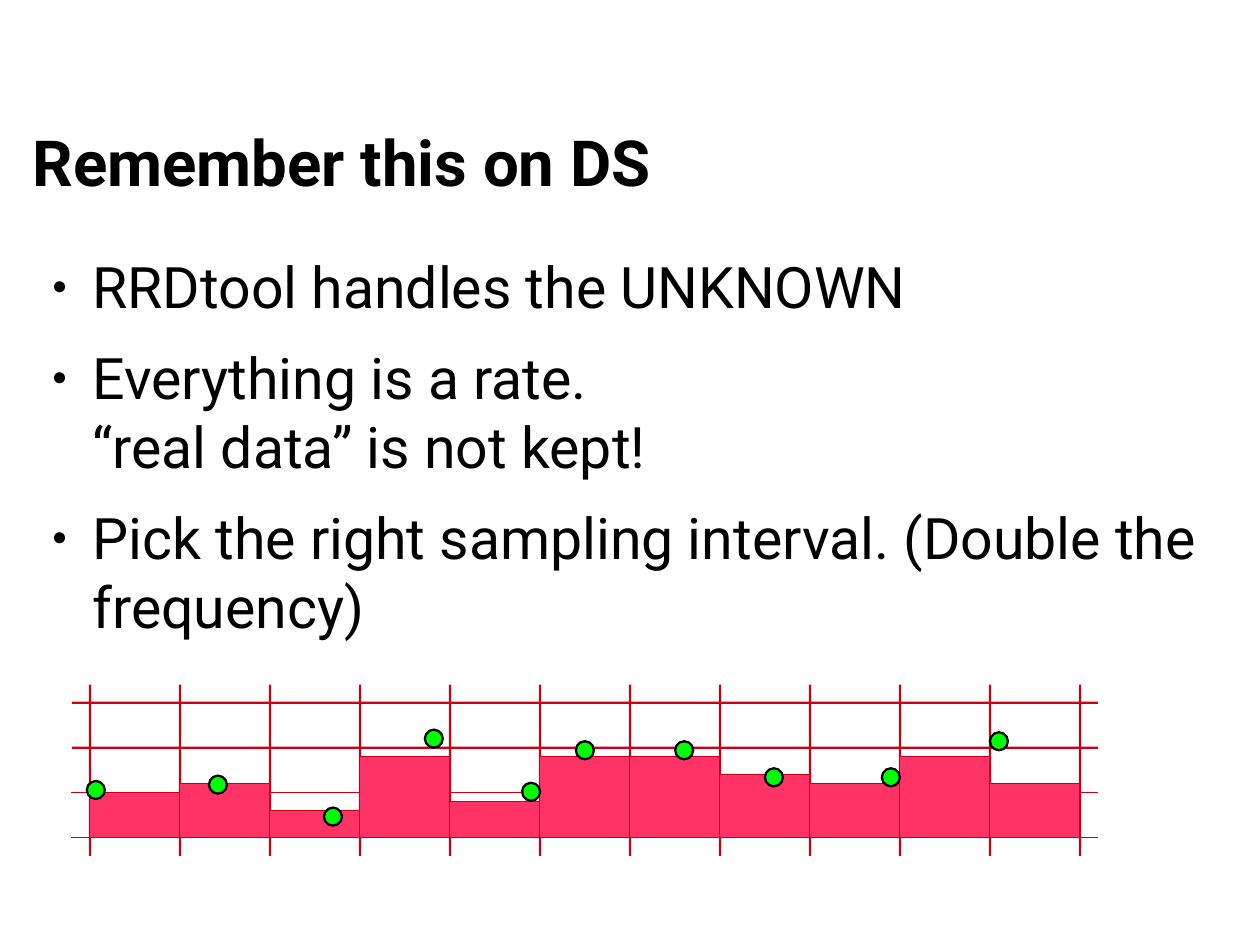
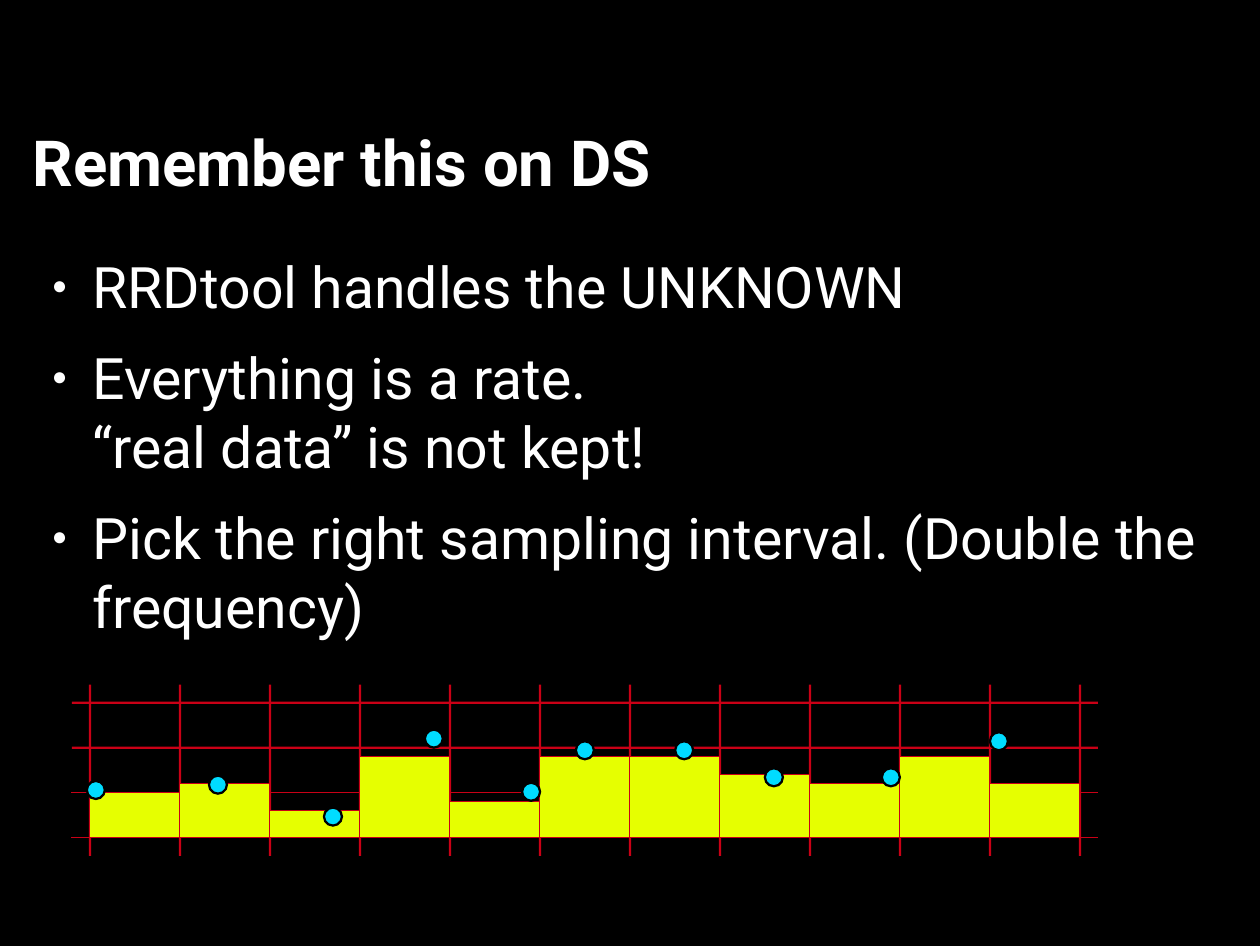
Before and after one commit to Distrotech/rrdtool, a slide deck: slide 11 of tutorial/fisl12/rrd-intro.odp. Drawn at 1260x946 pixels with LibreOffice and Linux fonts; fonts in the diff are those of the drawing. Boxes give left, top, right and bottom in pixels: in the first picture for what was removed or moved away, otherwise in the second. Text is boxed around its words. In the diff, an @@ line names an element or a change of style, - is before the commit and + after.

Commit message:
flip colors

```diff
--- a/tutorial/fisl12/rrd-intro.odp
+++ b/tutorial/fisl12/rrd-intro.odp
@@ background #FFFFFF to #000000 @@
@@ title "Remember this on DS" at (33, 138, 650, 187): text colour #000000 to #FFFFFF @@
@@ text "RRDtool handles the UNKNOWN" at (92, 265, 1195, 641): text colour #000000 to #FFFFFF; bullet colour #000000 to #FFFFFF @@
@@ fill #00FF00 to #00DCFF in 10 elements at (87, 781, 105, 799), (209, 775, 228, 794), (324, 807, 342, 826), (425, 729, 444, 748), (523, 782, 541, 800), (676, 741, 694, 759), (576, 741, 595, 759), (765, 768, 783, 787), (882, 768, 900, 787), (990, 732, 1008, 750) @@
@@ fill #FF3366 to #E6FF00 in 11 elements at (90, 792, 181, 837), (180, 783, 270, 837), (270, 811, 360, 838), (360, 757, 450, 838), (450, 802, 541, 838), (540, 757, 630, 838), (630, 757, 720, 838), (720, 774, 811, 837), (810, 783, 900, 837), (900, 757, 990, 838), (990, 783, 1080, 837) @@
```
Also in this commit, not shown: 65 other slides changed.
